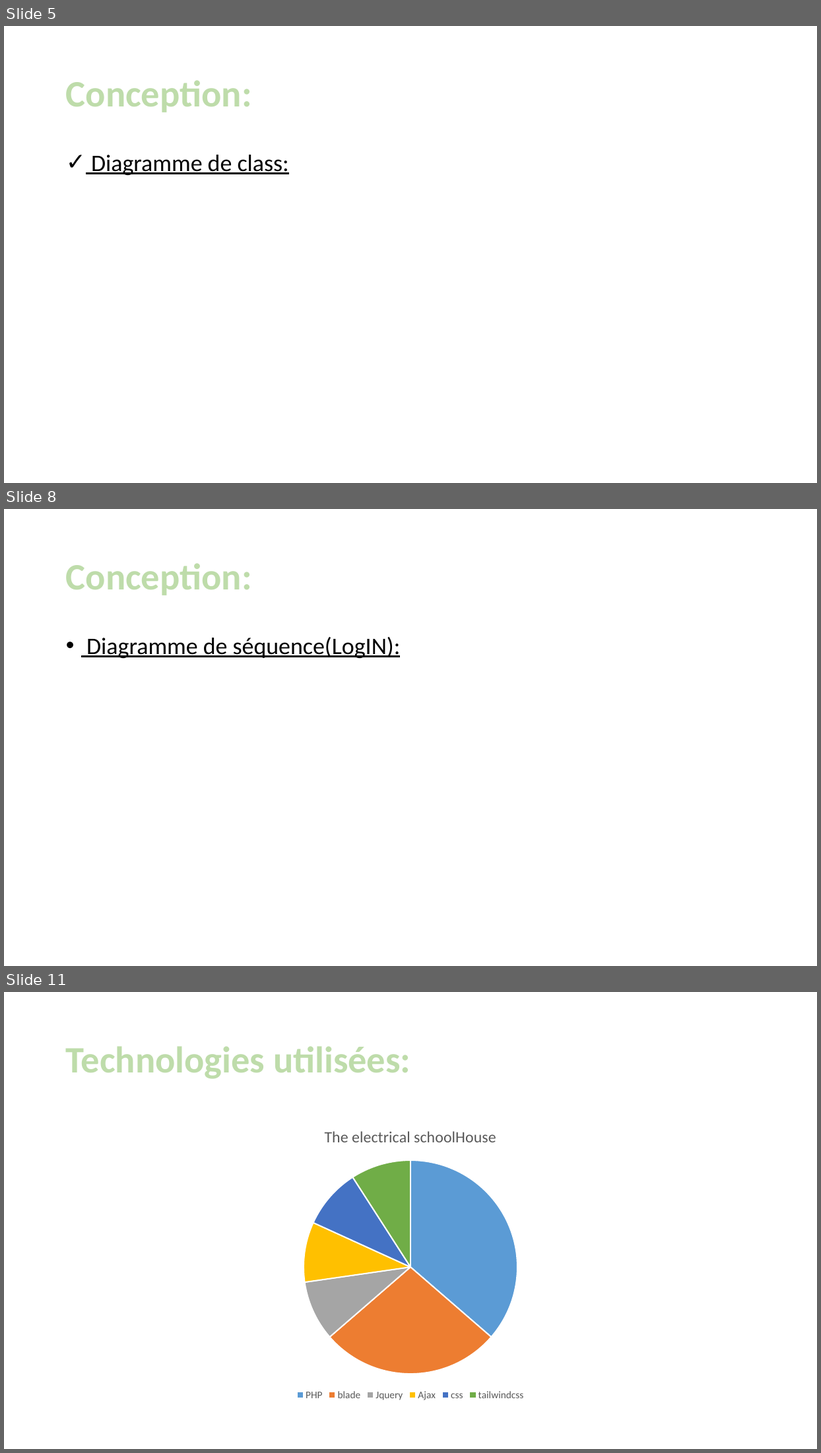
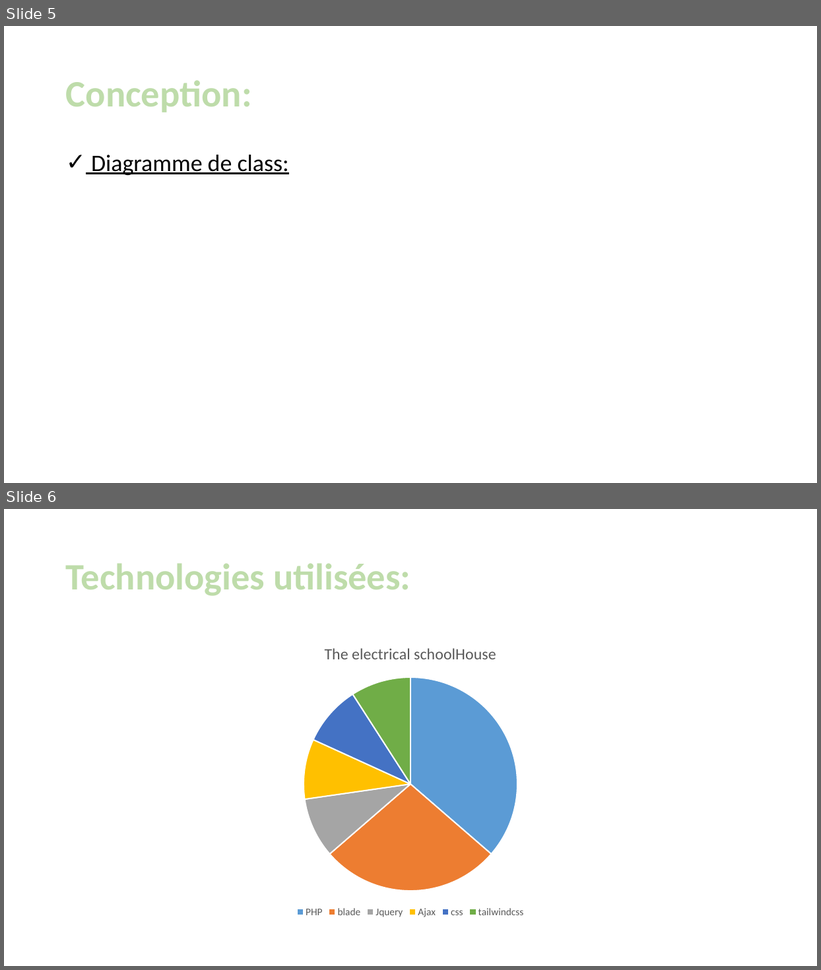
Before and after one commit to moussafia/The_Electric_Schoolhouse-, a slide deck: presentation/The electrical SchoolHouse.pptx. Shown one above the other, each under a label of ours: slides 5, 8 and 11 before the commit, slides 5 and 6 after it; the slides between them are not shown. The pictures are 821x1453 and 821x970 pixels, drawn with LibreOffice and Linux fonts; fonts in the diff are those of the drawing. Boxes give left, top, right and bottom in pixels: in the first picture for what was removed or moved away, otherwise in the second. Text is boxed around its words. In the diff, an @@ line names an element or a change of style, - is before the commit and + after.

```diff
--- a/presentation/The electrical SchoolHouse.pptx
+++ b/presentation/The electrical SchoolHouse.pptx
@@ slide 8 removed at (4, 509, 817, 966), background #FFFFFF @@
@@ title removed at (66, 563, 252, 595) @@
-Conception:
@@ text removed at (86, 637, 401, 658) @@
-• Diagramme de séquence(LogIN):
@@ what was slide 11 is now slide 6 @@
```
Also in this commit, not shown: 1 slide changed, 5 other slides removed, 26 other files.
